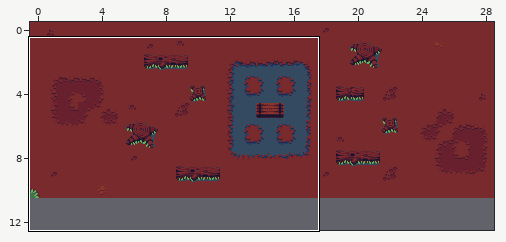
Two versions of a level (Tiled map, public/assets/map/forest_battlemap3.tmx). Above, an overview of the earlier version with the close-up marked.
Close-up. Before the edit:
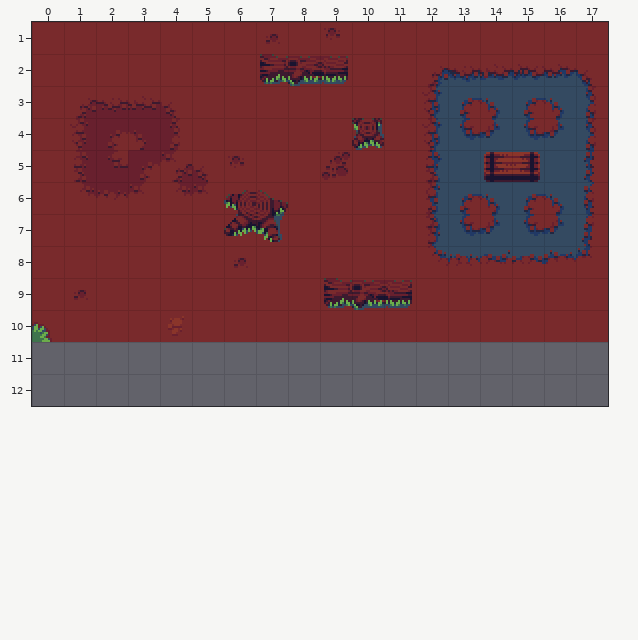
Cells are 16x16 px. Shown: x 0..17, y 1..12. The commit also changed other parts of the map, which this record leaves out. The old version is drawn lined up with the new one.
And afterwards:
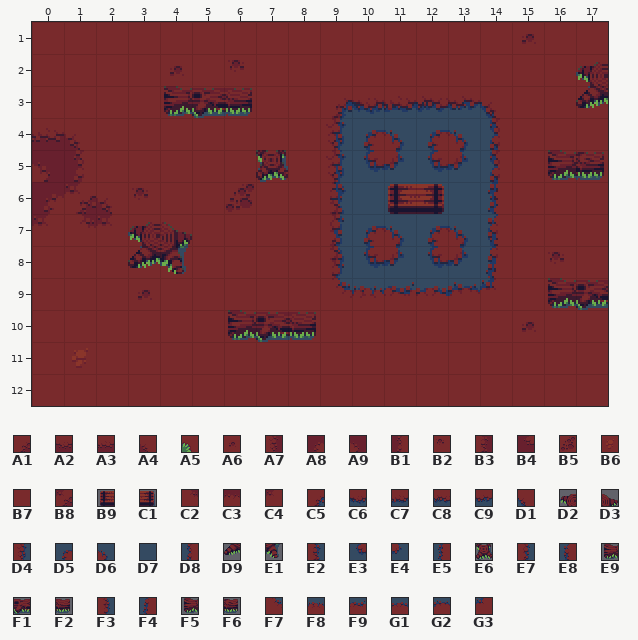
Key: from "forest_tilemap": A1 7, A2 8, A3 9, A4 12, A5 26, A6 27, A7 31, A8 32, A9 33, B1 36, B2 51, B3 55, B4 56, B5 75, B6 99, B7 100, B8 104, B9 118, C1 119, C2 127, C3 128, C4 132, C5 151, C6 152, C7 153, C8 154, C9 155, D1 156, D2 157, D3 158, D4 175, D5 176, D6 177, D7 179, D8 180, D9 181, E1 182, E2 199, E3 200, E4 201, E5 204, E6 205, E7 223, E8 228, E9 229, F1 230, F2 231, F3 247, F4 252, F5 253, F6 254, F7 271, F8 272, F9 273, G1 274, G2 275, G3 276.
__ is an empty cell, .. an unchanged one.
Tiles of an added or newly shown layer are drawn over the layers below it.
Edits made:
map size 29x11 -> 23x13 cells
--- layer "background_layer" (added)
@@ x 0..17 @@
- 1 .. .. .. .. .. .. .. __ .. __ .. .. .. .. .. __ .. ..
- 2 .. .. .. .. __ .. __ __ __ __ .. .. __ __ __ __ __ __
- 3 .. __ __ __ __ __ __ .. .. __ __ __ __ __ __ __ __ __
- 4 __ __ __ __ __ .. .. .. .. __ __ __ __ __ __ __ __ __
- 5 __ __ __ __ __ __ __ __ .. __ __ __ __ __ __ __ __ __
- 6 __ __ __ __ .. .. __ __ .. __ __ __ __ __ __ __ __ __
- 7 .. .. .. __ __ .. __ __ .. __ __ __ __ __ __ __ __ __
- 8 .. .. .. __ __ .. __ .. .. __ __ __ __ __ __ __ __ __
- 9 .. __ .. __ .. .. .. .. .. __ __ __ __ __ __ .. __ __
-10 __ .. .. .. .. .. __ __ __ .. .. .. .. .. .. __ .. ..
-11 __ __ __ __ __ __ __ __ __ __ __ __ __ __ __ __ __ __
-12 __ __ __ __ __ __ __ __ __ __ __ __ __ __ __ __ __ __
+ 1 .. .. .. .. .. .. .. B7 .. B7 .. .. .. .. .. A6 .. ..
+ 2 .. .. .. .. A6 .. B2 B7 B7 B7 .. .. B7 B7 B7 B7 B7 B7
+ 3 .. B7 B7 B7 B7 B7 B7 .. .. C5 C6 C7 C8 C9 D1 B7 B7 B7
+ 4 A3 A4 B7 B7 B7 .. .. .. .. D4 D5 D6 D5 D6 D8 B7 B7 B7
+ 5 A9 B1 B7 B7 B7 B7 B7 B7 .. D4 E3 E4 E3 E4 D8 B7 B7 B7
+ 6 A8 B8 A4 B2 .. .. B5 B7 .. E2 D7 D7 D7 D7 E5 B7 B7 B7
+ 7 .. .. .. B7 B7 .. B7 B7 .. E7 D5 D6 D5 D6 E8 B7 B7 B7
+ 8 .. .. .. B7 B7 .. B7 .. .. F3 E3 E4 E3 E4 F4 B7 B2 B7
+ 9 .. B7 .. A6 .. .. .. .. .. F7 F8 F9 G1 G2 G3 .. B7 B7
+10 B7 .. .. .. .. .. B7 B7 B2 .. .. .. .. .. .. A6 .. ..
+11 B7 B6 B7 B7 B7 B7 B7 B7 B7 B7 B7 B7 B7 B7 B7 B7 B7 B7
+12 B7 B7 B7 B7 B7 B7 B7 B7 B7 B7 B7 B7 B7 B7 B7 B7 B7 B7
--- layer "transparent_obstacles_layer"
@@ x 0..17 @@
- 1 .. .. .. .. .. .. .. A6 .. B2 .. .. .. .. .. B7 .. ..
- 2 .. .. .. .. B7 .. B7 B7 B7 B7 .. .. C5 C6 C7 C8 C9 D1
- 3 .. A1 A2 A3 A4 B7 B7 .. .. B7 B7 B7 D4 D5 D6 D5 D6 D8
- 4 B7 A7 A8 A9 B1 .. .. .. .. B7 B7 B7 D4 E3 E4 E3 E4 D8
- 5 B7 B3 B4 A8 B8 A4 B2 B7 .. B5 B7 B7 E2 D7 D7 D7 D7 E5
- 6 B7 C2 C3 C4 .. .. B7 B7 .. B7 B7 B7 E7 D5 D6 D5 D6 E8
- 7 .. .. .. B7 B7 .. B7 B7 .. B7 B7 B7 F3 E3 E4 E3 E4 F4
- 8 .. .. .. B7 B7 .. A6 .. .. B7 B7 B7 F7 F8 F9 G1 G2 G3
- 9 .. A6 .. B7 .. .. .. .. .. B7 B7 B2 B7 B7 B7 .. B7 B7
-10 A5 .. .. .. .. .. B7 B7 B7 .. .. .. .. .. .. B7 .. ..
+ 1 .. .. .. .. .. .. .. __ .. __ .. .. .. .. .. __ .. ..
+ 2 .. .. .. .. __ .. __ __ __ __ .. .. __ __ __ __ __ D2
+ 3 .. __ __ __ E9 F1 F2 .. .. __ __ __ __ __ __ __ __ D9
+ 4 __ __ __ __ __ .. .. .. .. __ __ __ __ __ __ __ __ __
+ 5 __ __ __ __ __ __ __ E6 .. __ __ __ __ __ __ __ F5 F6
+ 6 __ __ __ __ .. .. __ __ .. __ __ B9 C1 __ __ __ __ __
+ 7 .. .. .. D2 D3 .. __ __ .. __ __ __ __ __ __ __ __ __
+ 8 .. .. .. D9 E1 .. __ .. .. __ __ __ __ __ __ __ __ __
+ 9 .. __ .. __ .. .. .. .. .. __ __ __ __ __ __ .. E9 F1
+10 __ .. .. .. .. .. E9 F1 F2 .. .. .. .. .. .. __ .. ..
--- layer "top_layer"
@@ x 7..9 @@
- 2 E9 F1 F2
+ 2 __ __ __
@@ x 6..15 @@
- 4 .. .. .. .. E6 .. .. .. .. ..
- 5 .. .. .. .. .. .. .. .. B9 C1
- 6 D2 D3 .. .. .. .. .. .. .. ..
- 7 D9 E1 .. .. .. .. .. .. .. ..
+ 4 .. .. .. .. __ .. .. .. .. ..
+ 5 .. .. .. .. .. .. .. .. __ __
+ 6 __ __ .. .. .. .. .. .. .. ..
+ 7 __ __ .. .. .. .. .. .. .. ..
@@ x 9..11 @@
- 9 E9 F1 F2
+ 9 __ __ __
Pixel boxes of the changes (left, top, right, bottom) in both close-ups:
changed: (32, 28, 608, 406)
